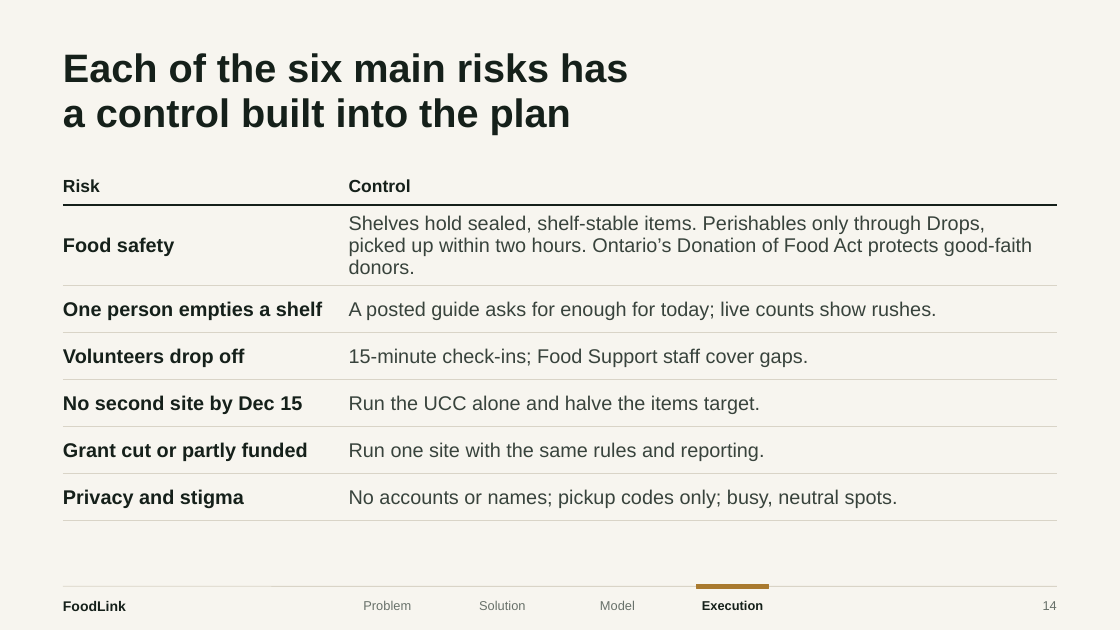
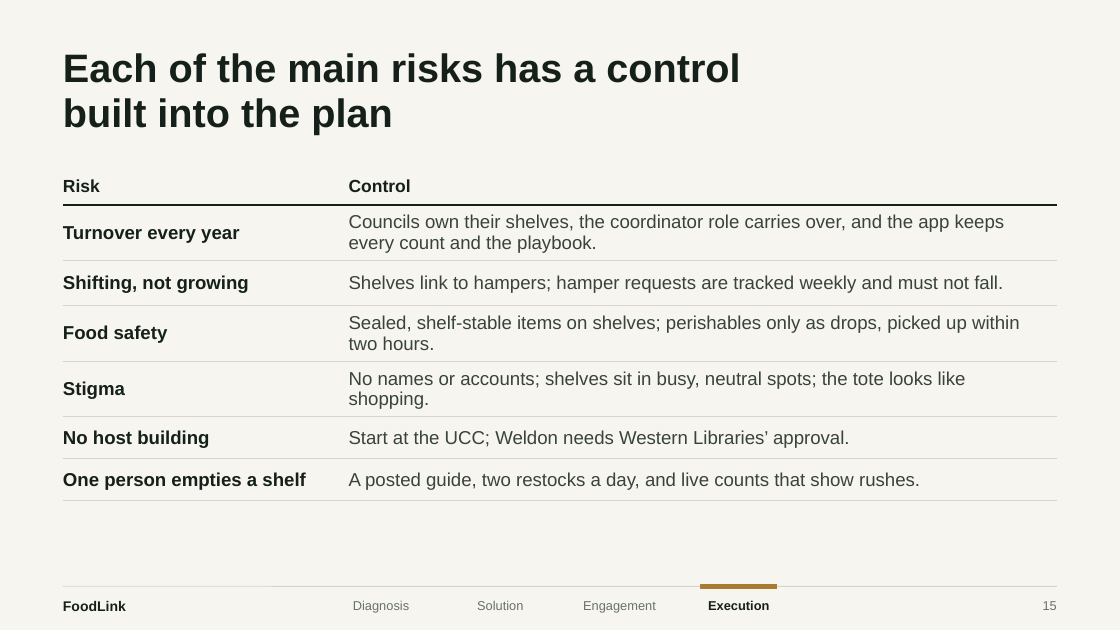
Before and after one commit to xingexu/aspire, a slide deck: slide 15 of deck/PBSN_ASPIRE_FoodLink.pptx (slide 14 before the commit). Drawn at 1120x630 pixels with LibreOffice and Linux fonts; fonts in the diff are those of the drawing. Boxes give left, top, right and bottom in pixels: in the first picture for what was removed or moved away, otherwise in the second. Text is boxed around its words. In the diff, an @@ line names an element or a change of style, - is before the commit and + after.

```diff
--- a/deck/PBSN_ASPIRE_FoodLink.pptx
+++ b/deck/PBSN_ASPIRE_FoodLink.pptx
@@ title at box(63, 53, 740, 135): text changed @@
-Each of the six main risks has
-a control built into the plan
+Each of the main risks has a control
+built into the plan
@@ table at box(63, 168, 1057, 494) @@
-row 2, column 1: Food safety
+row 2, column 1: Turnover every year
-row 2, column 2: Shelves hold sealed, shelf-stable items. Perishables only through Drops, picked up within two hours. Ontario’s Donation of Food Act protects good-faith donors.
+row 2, column 2: Councils own their shelves, the coordinator role carries over, and the app keeps every count and the playbook.
-row 3, column 1: One person empties a shelf
+row 3, column 1: Shifting, not growing
-row 3, column 2: A posted guide asks for enough for today; live counts show rushes.
+row 3, column 2: Shelves link to hampers; hamper requests are tracked weekly and must not fall.
-row 4, column 1: Volunteers drop off
+row 4, column 1: Food safety
-row 4, column 2: 15-minute check-ins; Food Support staff cover gaps.
+row 4, column 2: Sealed, shelf-stable items on shelves; perishables only as drops, picked up within two hours.
-row 5, column 1: No second site by Dec 15
+row 5, column 1: Stigma
-row 5, column 2: Run the UCC alone and halve the items target.
+row 5, column 2: No names or accounts; shelves sit in busy, neutral spots; the tote looks like shopping.
-row 6, column 1: Grant cut or partly funded
+row 6, column 1: No host building
-row 6, column 2: Run one site with the same rules and reporting.
+row 6, column 2: Start at the UCC; Weldon needs Western Libraries’ approval.
-row 7, column 1: Privacy and stigma
+row 7, column 1: One person empties a shelf
-row 7, column 2: No accounts or names; pickup codes only; busy, neutral spots.
+row 7, column 2: A posted guide, two restocks a day, and live counts that show rushes.
@@ text "Execution": place and size @@
-text "Execution" at box(702, 600, 763, 610)
+text "Execution" at box(708, 600, 769, 610)
@@ rectangle: place and size @@
-rectangle at box(697, 585, 769, 589)
+rectangle at box(702, 585, 777, 589)
@@ text added at box(353, 600, 409, 613), 11 pt, text #68716A @@
+Diagnosis
@@ text removed at box(363, 601, 411, 610) @@
-Problem
@@ text at box(583, 601, 656, 613): text changed @@
-Model
+Engagement
@@ page number at box(1043, 601, 1057, 610): text changed @@
-14
+15
```
Also in this commit, not shown: 12 other slides changed, 9 slides added, 7 slides removed, 6 other files.
